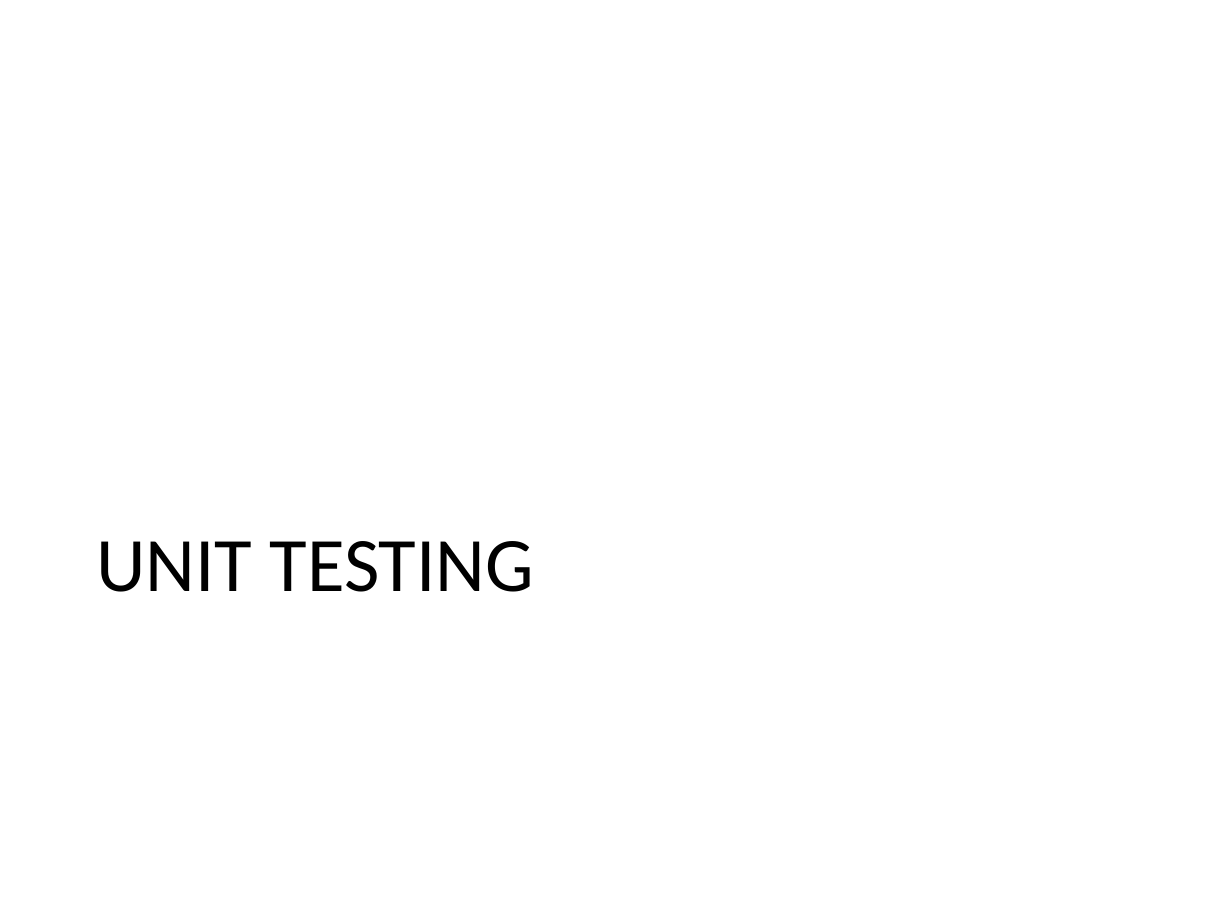
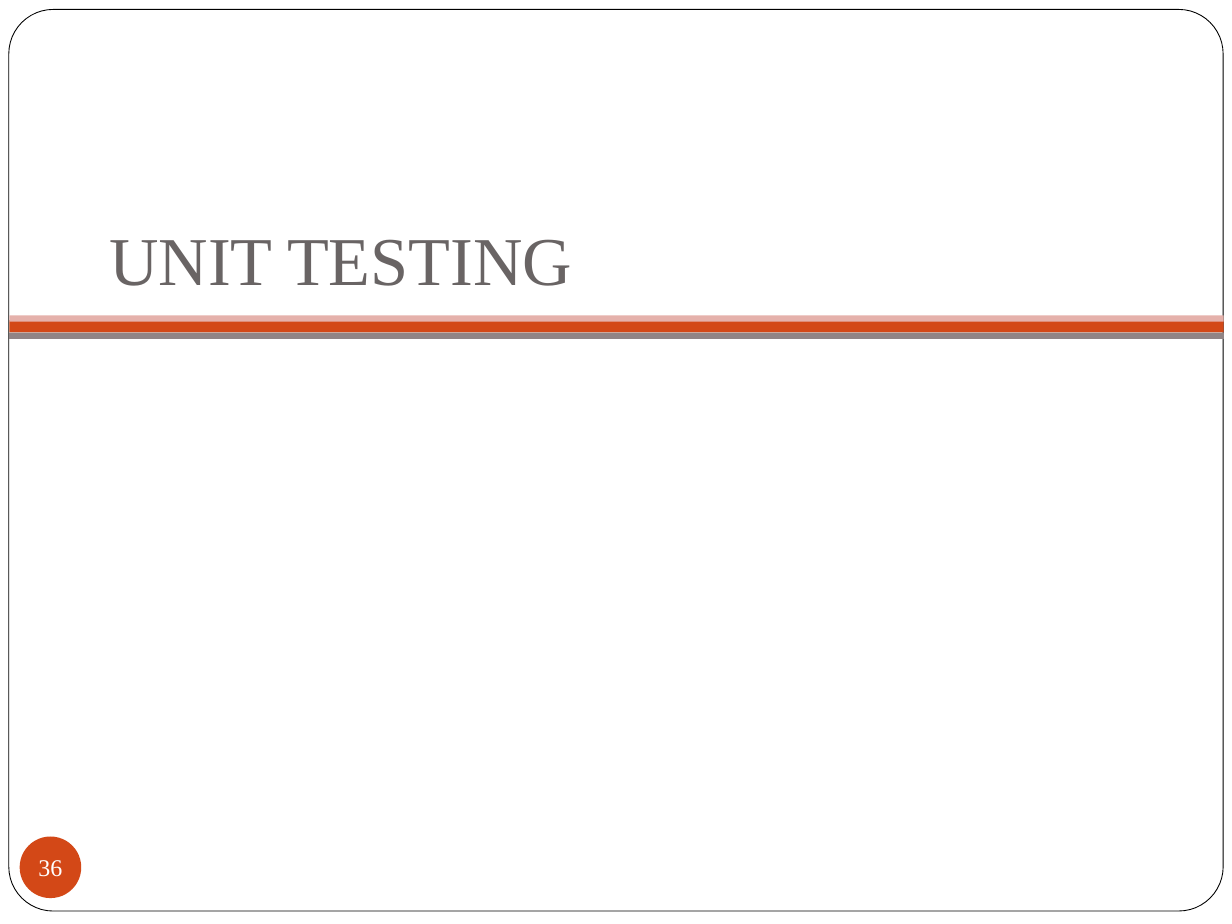
Before and after one commit to 2014-sed-team3/term-project, a slide deck: slide 36 of project/report/report.pptx. Drawn at 1232x924 pixels with LibreOffice and Linux fonts; fonts in the diff are those of the drawing; background and template pictures are left out. Boxes give left, top, right and bottom in pixels: in the first picture for what was removed or moved away, otherwise in the second. Text is boxed around its words. In the diff, an @@ line names an element or a change of style, - is before the commit and + after.

```diff
--- a/project/report/report.pptx
+++ b/project/report/report.pptx
@@ rounded rectangle added at (9, 10, 1223, 912), fill #FFFFFF, outline #000000 0.5 pt @@
@@ title "UNIT TESTING": place and size @@
-title "UNIT TESTING" at (96, 541, 534, 592)
+title "UNIT TESTING" at (109, 239, 572, 286)
@@ title "UNIT TESTING" at (109, 239, 572, 286): size 45 to 40 pt, font Calibri to Times New Roman, text colour #000000 to #696464; line spacing 0.9 to 1 @@
@@ rectangle added at (10, 320, 1225, 333), fill #D34817 @@
@@ rectangle added at (10, 315, 1225, 322), fill #E6B1AC @@
@@ rectangle added at (9, 333, 1223, 339), fill #918485 @@
@@ page number added at (20, 837, 81, 898), fill #D34817, 14 pt, text #FFFFFF @@
+36
```
Also in this commit, not shown: 46 other slides changed.
